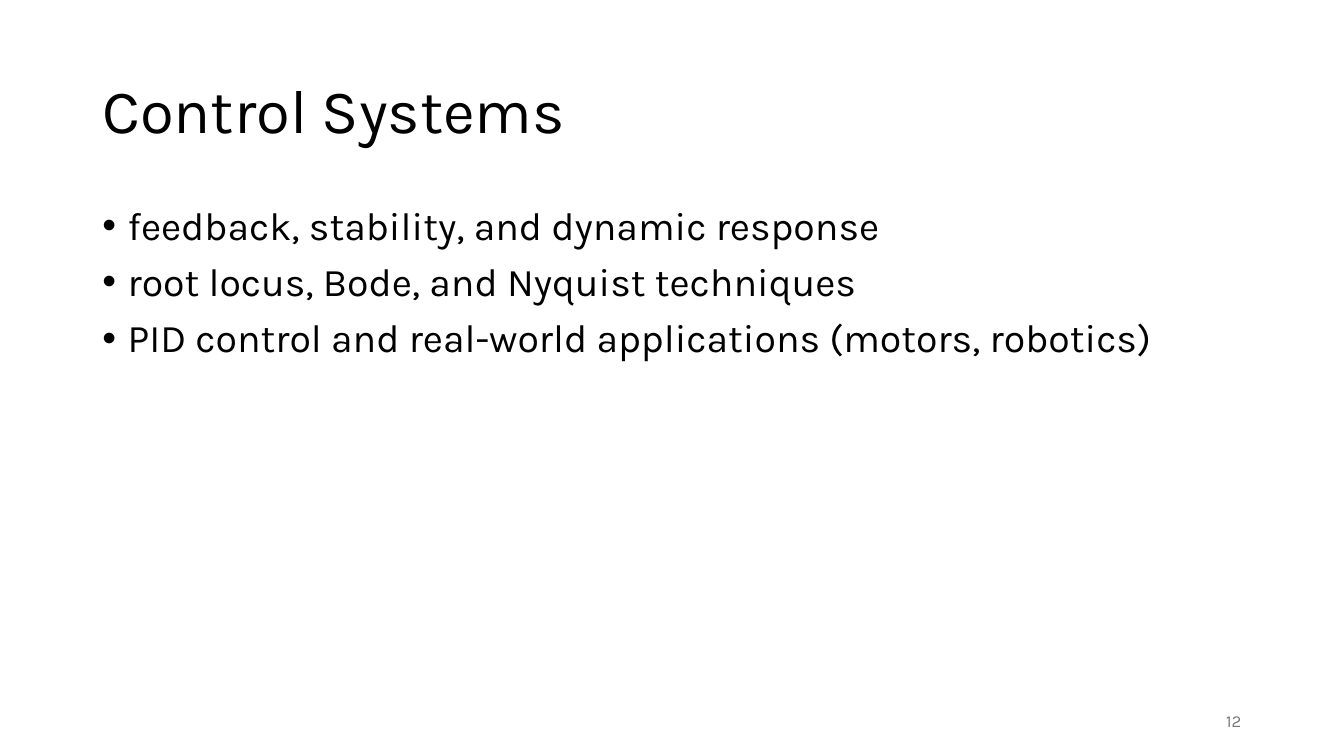
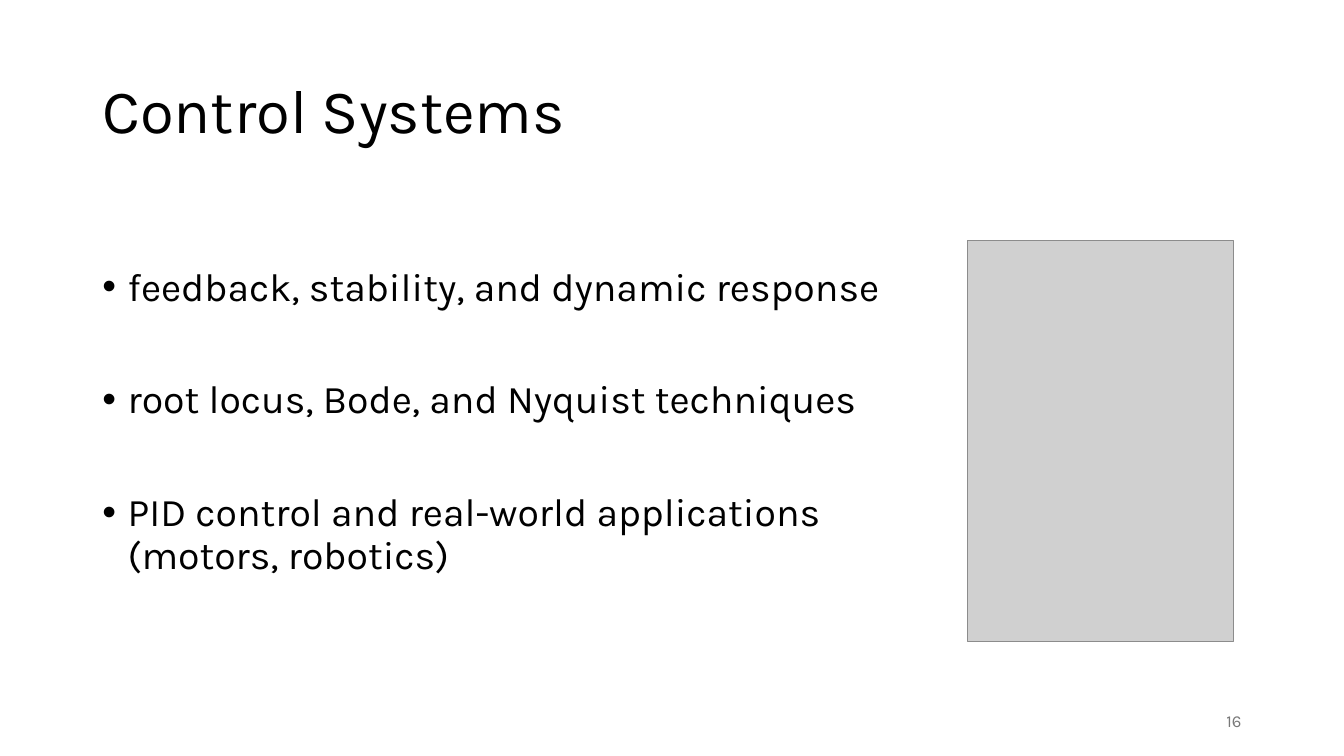
Before and after one commit to FelixWick/intro_electrical_eng, a slide deck: slide 16 of slides/5_outlook.pptx (slide 12 before the commit). Drawn at 1344x756 pixels with LibreOffice and Linux fonts; fonts in the diff are those of the drawing; grey boxes stand for pictures. Boxes give left, top, right and bottom in pixels: in the first picture for what was removed or moved away, otherwise in the second. Text is boxed around its words. In the diff, an @@ line names an element or a change of style, - is before the commit and + after.

Commit message:
some application slides

```diff
--- a/slides/5_outlook.pptx
+++ b/slides/5_outlook.pptx
@@ text "feedback, stability, and dynamic response" rewrapped from box(128, 213, 1151, 362) to box(128, 274, 879, 574) @@
@@ picture added at box(968, 241, 1234, 641) @@
@@ page number at box(1226, 716, 1241, 727): text changed @@
-12
+16
```
Also in this commit, not shown: 7 other slides changed, 6 slides added, 2 slides removed, 1 other file.
